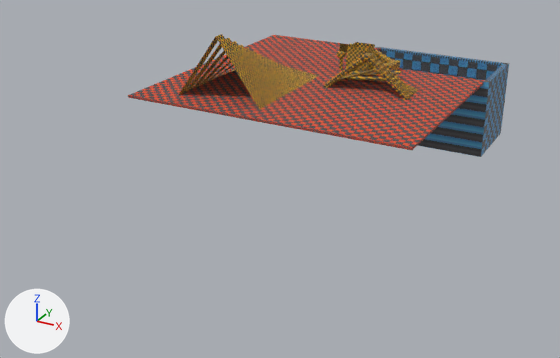
The Blender file level/debug/blend/debugLevel.blend: old version first, new version second.
The view is the same before and after, from a 50 mm camera at (58.4, -124.2, 40.1) aimed at (5.4, -27.8, -8.1). Every picture has the same lights, and +X, +Y and +Z are marked at lower left.

Names of what the first picture shows: 'Cube-col.002', 'Cube-col.005', 'floor-col', 'ramp-col'.
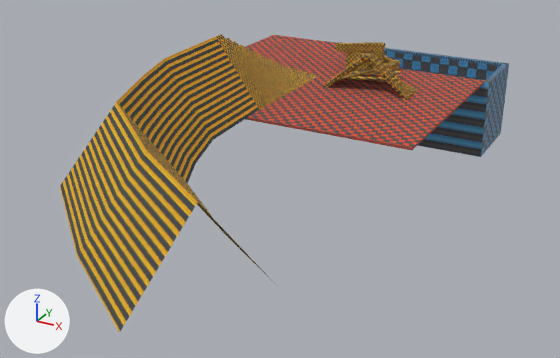
Changed parts and their boxes [x1, y1, x2, y2] in the pictures (560 x 358 px; the box of a moved part takes in the faces that stretch with it):
'ramp-col', reshaped (85% wider, 295% taller)
    before: [179, 34, 318, 109]
    after: [60, 34, 318, 333]
'Cube-col.005', reshaped
    before: [337, 42, 400, 71]
    after: [335, 42, 400, 71]
part 2 of me_cube_004, moved or reshaped
    before: [337, 42, 387, 70]
    after: [335, 42, 387, 70]
part 3 of me_cube_004, surface changed
    both: [383, 55, 400, 70]

The change in detail:
me_plane_003 is used by ob_ramp_col; location (-17.0, -0.2, 0.0); rotation (0.0, 0.0, 3.142), in degrees (0, 0, 180).
me_plane_003 had 88 vertices, 23 faces and spanned x -15.0..1.0, y -1.0..21.0, z 0.0..11.0.
me_plane_003 now has 61 vertices, 32 faces and spans x -43.9..1.0, y -1.0..80.4, z 0.0..11.0.
Part 1, on me_plane_003:
38 vertices are removed from x -15.0..1.0, y -1.0..21.0, z 0.0..11.0.
20 faces are deleted.
15 vertices are added at x -43.9..0.0, y 36.0..80.4, z 0.0..11.0.
30 new faces join them.
me_cube_004 is used by ob_cube_col_005; location (3.0, 8.0, 1.9); scale (1.89, 1.89, 1.89).
me_cube_004 had 126 vertices, 125 faces and spanned x -2.18..3.44, y -1.1..1.94, z -1.42..1.58.
me_cube_004 now has 122 vertices, 125 faces and spans x -2.18..3.44, y -1.42..1.94, z -1.0..2.0.
Part 2, on me_cube_004:
27 vertices are removed from x -2.18..1.0, y -1.0..1.0, z -1.42..1.58.
39 faces are deleted.
3 vertices in x -2.18..-1.33, y -0.46..-0.44, z 0.8..1.55 move by (0.0, -0.27, 0.21).
2 vertices move from x -2.18, y -0.99, z 0.4..0.8 to x -2.18..-1.38, y -1.42, z 1.01.
23 vertices are added at x -2.12..2.37, y -1.4..0.35, z -0.93..2.0.
39 new faces join them.
me_cube_004 part 3: 40 kept faces spanning x -2.18..3.44, y -0.73..1.94, z -0.79..1.76 get new texture (UV) coordinates.
